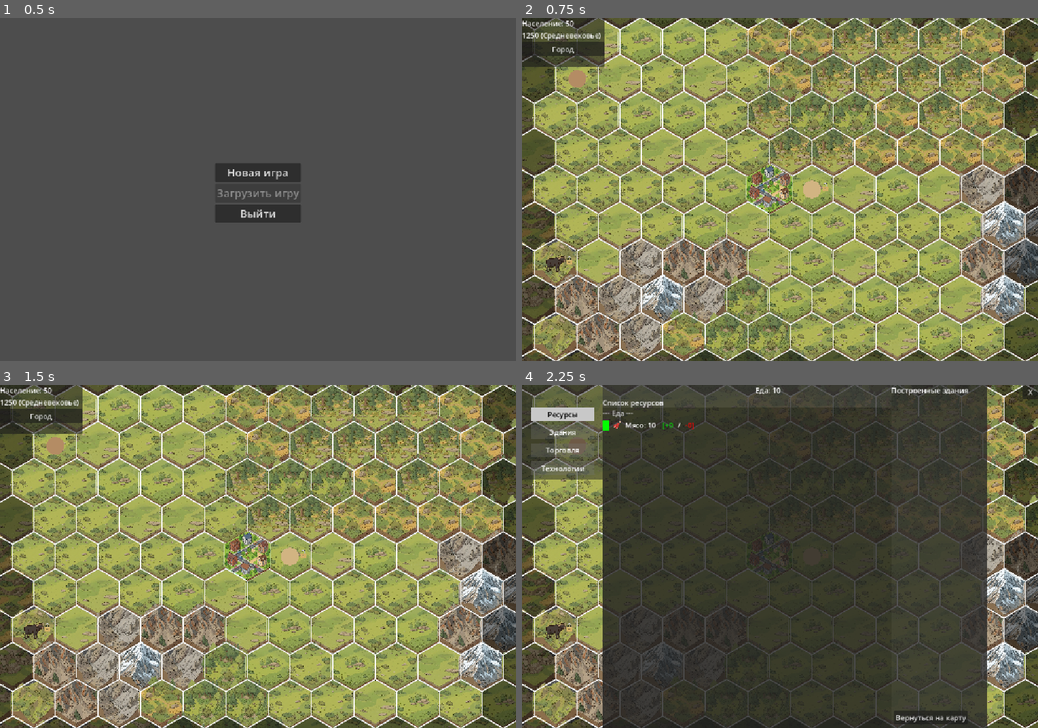
Above: before the commit, frames 1-4 (two rows, left to right).
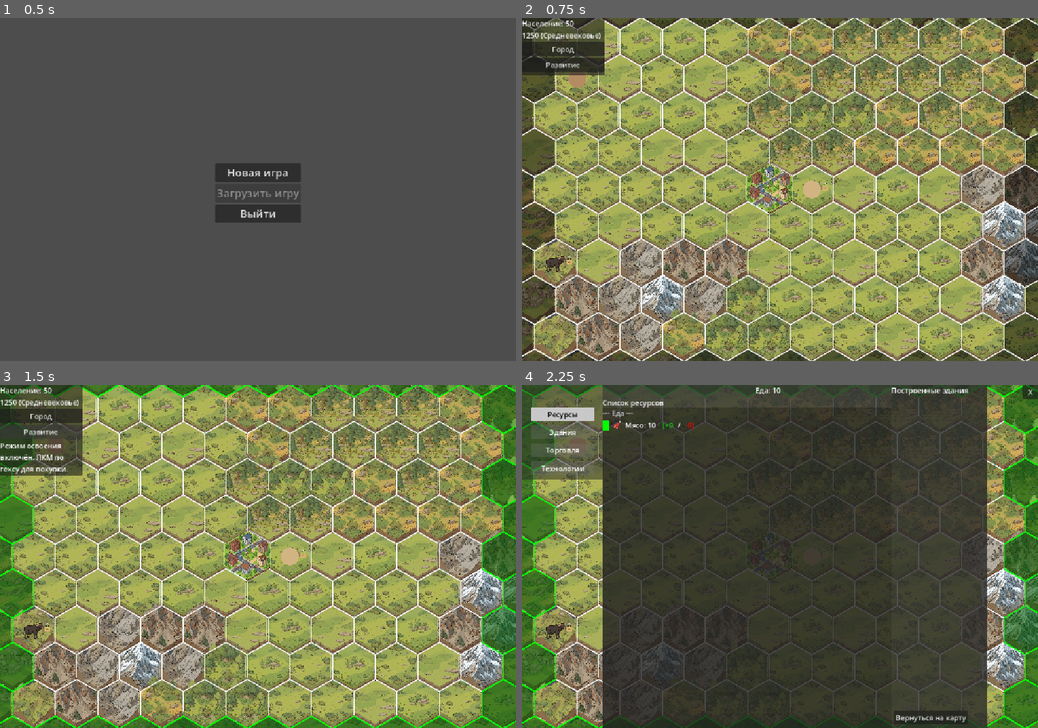
Above: after the commit, the same moments.

Repository: Night-Pryanik/The-City
Game: Godot game, scene res://scenes/main_menu.tscn
The game is run twice, just before and just after one commit, with the same random seed, the same clock (stepped at 60 frames per second) and the same inputs.
Inputs (mouse positions are in pixels of both pictures, inside the frame that each line leads up to):
- Up to frame 1 (0.5 s): no input
- Up to frame 2 (0.75 s): click "Новая игра" at 0.5 s
- Up to frame 3 (1.5 s): click (41, 433) at 1.25 s, where only the run after the commit has a clickable "Развитие"
- Up to frame 4 (2.25 s): click "Город" at 2 s

Frame 1 is identical in both runs. In frame 2, 0.6% of the frame differs, in the area x 0-16%, y 11-17%; in frame 3, 13%, in the area x 0-100%, y 0-100%; in frame 4, 9.1%.

Commit message:
В HUD добавлен новая кнопка "Развитие"
Можно покупать гексы из области Региона

Diff:
--- a/scenes/MainMap.tscn
+++ b/scenes/MainMap.tscn
@@ -26,7 +26,7 @@
 
 [node name="HUD" type="Panel" parent="." unique_id=1988910692]
 offset_right = 184.0
-offset_bottom = 110.0
+offset_bottom = 129.0
 script = ExtResource("2_1kkdm")
 
 [node name="VBoxContainer" type="VBoxContainer" parent="HUD" unique_id=74397860]
@@ -52,6 +52,10 @@
 tooltip_text = "ЛКМ: переход в интерфейс города
 ПКМ: центрирование карты на городе"
 text = "Город"
+
+[node name="ExpansionButton" type="Button" parent="HUD/VBoxContainer" unique_id=1722725868]
+layout_mode = 2
+text = "Развитие"
 
 [node name="MapMessageLabel" type="Label" parent="HUD/VBoxContainer" unique_id=1468814370]
 visible = false
--- a/scenes/main_map.gd
+++ b/scenes/main_map.gd
@@ -39,12 +39,16 @@
 var drag_start_scroll_offset = Vector2.ZERO
 var drag_start_mouse = Vector2.ZERO
 
+# --- РЕЖИМ "РАЗВИТИЕ" ---
+var is_expansion_mode = false
+
 @onready var popup_menu = $PopupMenu
 @onready var city_ui = $CityUI
 @onready var hex_tooltip = $HexTooltip
 @onready var tooltip_label = $HexTooltip/Label
 @onready var hud = $HUD
 @onready var city_button = $HUD/VBoxContainer/CityButton
+@onready var expansion_button = $HUD/VBoxContainer/ExpansionButton
 @onready var pause_menu = $PauseMenu
 @onready var build_manager = $BuildManager
 @onready var map_renderer = $MapRenderer
@@ -81,7 +85,6 @@
                 col_array.append(tile)
             tile_data.append(col_array)
 
-        # Восстанавливаем дороги для всех существующих улучшений
         road_manager.rebuild_roads_from_existing(tile_data, REGION_ROWS, REGION_COLS)
 
         SaveManager.is_loaded = false
@@ -99,6 +102,7 @@
     popup_menu.id_pressed.connect(_on_popup_menu_id_pressed)
     city_ui.closed.connect(_on_city_ui_close)
     city_button.pressed.connect(_on_city_button_pressed)
+    expansion_button.pressed.connect(_on_expansion_button_pressed)
     city_ui.build_requested.connect(CityData.request_build)
     CityData.city_updated.connect(_on_city_data_updated)
     CityData.research_error.connect(_on_research_error)
@@ -117,6 +121,19 @@
     build_manager.build_message.connect(hud.show_message)
     build_manager.build_completed.connect(_on_build_completed)
     city_button.gui_input.connect(_on_city_button_gui_input)
+
+# --- НОВЫЙ МЕТОД ДЛЯ ПРОВЕРКИ РЕЖИМА (для map_renderer) ---
+func is_expansion_mode_active() -> bool:
+    return is_expansion_mode
+
+# --- ОБРАБОТЧИК КНОПКИ "РАЗВИТИЕ" ---
+func _on_expansion_button_pressed():
+    is_expansion_mode = !is_expansion_mode
+    map_renderer.queue_redraw()
+    if is_expansion_mode:
+        hud.show_message("Режим освоения включён. ПКМ по гексу для покупки.")
+    else:
+        hud.show_message("Режим освоения выключен.")
 
 func _initialize_map():
     GameData.load_all_data()
@@ -257,7 +274,6 @@
 
         if scroll != Vector2.ZERO:
             scroll_offset += scroll
-            # Ограничиваем скролл, чтобы не уехать далеко от карты
             var max_scroll_x = (REGION_COLS * HEX_RADIUS)
             var max_scroll_y = (REGION_ROWS * HEX_RADIUS)
             scroll_offset.x = clamp(scroll_offset.x, -max_scroll_x, max_scroll_x)
@@ -298,13 +314,57 @@
         elif pause_menu.visible:
             pause_menu.hide()
             city_button.disabled = false
+            expansion_button.disabled = false
+        elif is_expansion_mode:
+            # Выход из режима освоения
+            is_expansion_mode = false
+            map_renderer.queue_redraw()
+            hud.show_message("Режим освоения выключен.")
+            return
         else:
             pause_menu.show()
             city_button.disabled = true
+            expansion_button.disabled = true
         return
 
     if city_ui.visible or pause_menu.visible:
         return
+
+    # --- ОБРАБОТКА В РЕЖИМЕ "РАЗВИТИЕ" ---
+    if is_expansion_mode:
+        if event is InputEventMouseButton:
+            if event.button_index == MOUSE_BUTTON_RIGHT and event.pressed:
+                if popup_menu.visible:
+                    popup_menu.hide()
+                    return
+                var mouse_pos = event.global_position
+                var hex = pixel_to_hex(mouse_pos.x, mouse_pos.y)
+                if hex != null and not tile_data[hex.row][hex.col]["in_influence"]:
+                    _show_expansion_context_menu(hex.row, hex.col, mouse_pos)
+                return  # Правый клик обработан, остальные клики игнорируем
+
+            if event.button_index == MOUSE_BUTTON_LEFT:
+                if event.pressed:
+                    # Начинаем перетаскивание, если нужно
+                    drag_start_scroll_offset = scroll_offset
+                    drag_start_mouse = event.global_position
+                    is_dragging = false
+                else:
+                    if is_dragging:
+                        is_dragging = false
+                return  # Левый клик не должен ничего строить
+
+            # Любой другой клик (колёсико и т.д.) игнорируем
+            return
+
+        if event is InputEventMouseMotion:
+            # Разрешаем перетаскивание и скролл (будет обработано ниже, вне этого блока)
+            # Но тултип в режиме освоения не показываем
+            if _tooltip_visible:
+                _hide_tooltip()
+            # Пропускаем событие дальше, чтобы работал скролл и перетаскивание
+            # (не делаем return)
+    # --- КОНЕЦ ОБРАБОТКИ РЕЖИМА "РАЗВИТИЕ" ---
 
     if event is InputEventMouseButton:
         if event.button_index == MOUSE_BUTTON_LEFT:
@@ -346,7 +406,6 @@
         if city_ui.visible or popup_menu.visible or pause_menu.visible:
             return
 
-        # Перетаскивание левой кнопкой
         if Input.is_mouse_button_pressed(MOUSE_BUTTON_LEFT):
             var mouse_pos = event.global_position
             if not is_dragging:
@@ -355,7 +414,6 @@
             if is_dragging:
                 var delta = mouse_pos - drag_start_mouse
                 scroll_offset = drag_start_scroll_offset + delta
-                # Ограничиваем скролл, чтобы не уехать далеко от карты
                 var max_scroll_x = (REGION_COLS * HEX_RADIUS)
                 var max_scroll_y = (REGION_ROWS * HEX_RADIUS)
                 scroll_offset.x = clamp(scroll_offset.x, -max_scroll_x, max_scroll_x)
@@ -363,7 +421,6 @@
                 map_renderer.queue_redraw()
                 return
 
-        # Обычное движение мыши (тултип)
         var hex = pixel_to_hex(event.global_position.x, event.global_position.y)
         if hex != _hovered_hex:
             _hovered_hex = hex
@@ -392,6 +449,19 @@
     _tooltip_visible = false
     _hovered_hex = null
     _hover_start_time = 0.0
+
+# --- КОНТЕКСТНОЕ МЕНЮ ДЛЯ РЕЖИМА "РАЗВИТИЕ" ---
+func _show_expansion_context_menu(row: int, col: int, click_pos: Vector2):
+    # Показываем цену в 100 еды (позже можно будет менять)
+    var cost = 100
+    popup_menu.clear()
+    var label = "Освоить (%d еды)" % cost
+    popup_menu.add_item(label)
+    var last_idx = popup_menu.item_count - 1
+    # Передаём координаты гекса для покупки
+    popup_menu.set_item_metadata(last_idx, {"action": "expand_territory", "row": row, "col": col, "cost": cost})
+    popup_menu.position = click_pos
+    popup_menu.popup()
 
 func _show_context_menu(row: int, col: int, click_pos: Vector2):
     var tile = tile_data[row][col]
@@ -465,10 +535,24 @@
         popup_menu.popup()
 
 func _on_popup_menu_id_pressed(id: int):
-    if _context_hex == null:
-        return
     var meta = popup_menu.get_item_metadata(id)
     var action = meta.get("action", "")
+
+    # --- ОБРАБОТКА ПОКУПКИ ГЕКСА ---
+    if action == "expand_territory":
+        var row = meta["row"]
+        var col = meta["col"]
+        var cost = meta["cost"]
+        # Пока просто делаем гекс частью Кольца Влияния (без проверки еды)
+        if row >= 0 and row < REGION_ROWS and col >= 0 and col < REGION_COLS:
+            tile_data[row][col]["in_influence"] = true
+            hud.show_message("Территория расширена! (%d еды)" % cost)
+            map_renderer.queue_redraw()
+        return
+    # --- КОНЕЦ ОБРАБОТКИ ПОКУПКИ ---
+
+    if _context_hex == null:
+        return
     var row = _context_hex.row
     var col = _context_hex.col
 
@@ -501,7 +585,6 @@
                 CityData.add_plant(animal_id)
     build_manager.remove_build(row, col)
 
-    # Прокладываем дорогу от нового улучшения до ближайшего подключённого гекса
     road_manager.build_road_from(row, col, tile_data, REGION_ROWS, REGION_COLS)
 
     map_renderer.queue_redraw()
--- a/scripts/map_renderer.gd
+++ b/scripts/map_renderer.gd
@@ -85,6 +85,9 @@
     # ФАЗА 2: Рисуем дороги (ПЕРЕД иконками ресурсов и улучшений)
     _draw_all_roads()
 
+    # ФАЗА 2.5: Рисуем подсветку для режима "Развитие"
+    _draw_expansion_highlights()
+
     # ФАЗА 3: Рисуем иконки ресурсов, улучшений и другие оверлеи
     for row in range(REGION_ROWS):
         for col in range(REGION_COLS):
@@ -256,10 +259,8 @@
 # Рисует все дороги один раз в каноническом направлении
 func _draw_all_roads():
     if main_map == null or not main_map.has_method("get"):
-        printerr("MapRenderer: main_map is null or doesn't have 'get' method")
         return
     if not main_map.has_node("RoadManager"):
-        printerr("MapRenderer: RoadManager node not found")
         return
 
     var road_manager = main_map.get_node("RoadManager")
@@ -267,7 +268,6 @@
 
     # Отладка
     if all_segments.is_empty():
-        print("MapRenderer: No road segments to draw")
         return
 
     # Итерируем по всем сегментам и рисуем каждый один раз
@@ -330,3 +330,28 @@
         points.append(mid)
     points.append(center2)
     return points
+
+# Подсветка гексов, доступных для покупки в режиме "Развитие"
+func _draw_expansion_highlights():
+    var main = get_parent()
+    # Проверяем, что режим активен
+    if not main.has_method("is_expansion_mode_active") or not main.is_expansion_mode_active():
+        return
+
+    for row in range(REGION_ROWS):
+        for col in range(REGION_COLS):
+            var tile = tile_data[row][col]
+            # Подсвечиваем гексы, которые НЕ в Кольце Влияния (т.е. затемнённые)
+            if not tile.get("in_influence", false):
+                var center = HexUtils.hex_center(row, col, HEX_RADIUS)
+                center.x += main.offset_x + main.scroll_offset.x
+                center.y += main.offset_y + main.scroll_offset.y
+                var vertices = HexUtils.hex_vertices(center.x, center.y, HEX_RADIUS)
+
+                # Рисуем зелёную полупрозрачную заливку
+                draw_colored_polygon(vertices, Color(0.0, 1.0, 0.0, 0.2))
+                # Рисуем яркую зелёную рамку
+                var closed_verts = PackedVector2Array()
+                closed_verts.append_array(vertices)
+                closed_verts.append(vertices[0])
+                draw_polyline(closed_verts, Color.GREEN, 3.0)
